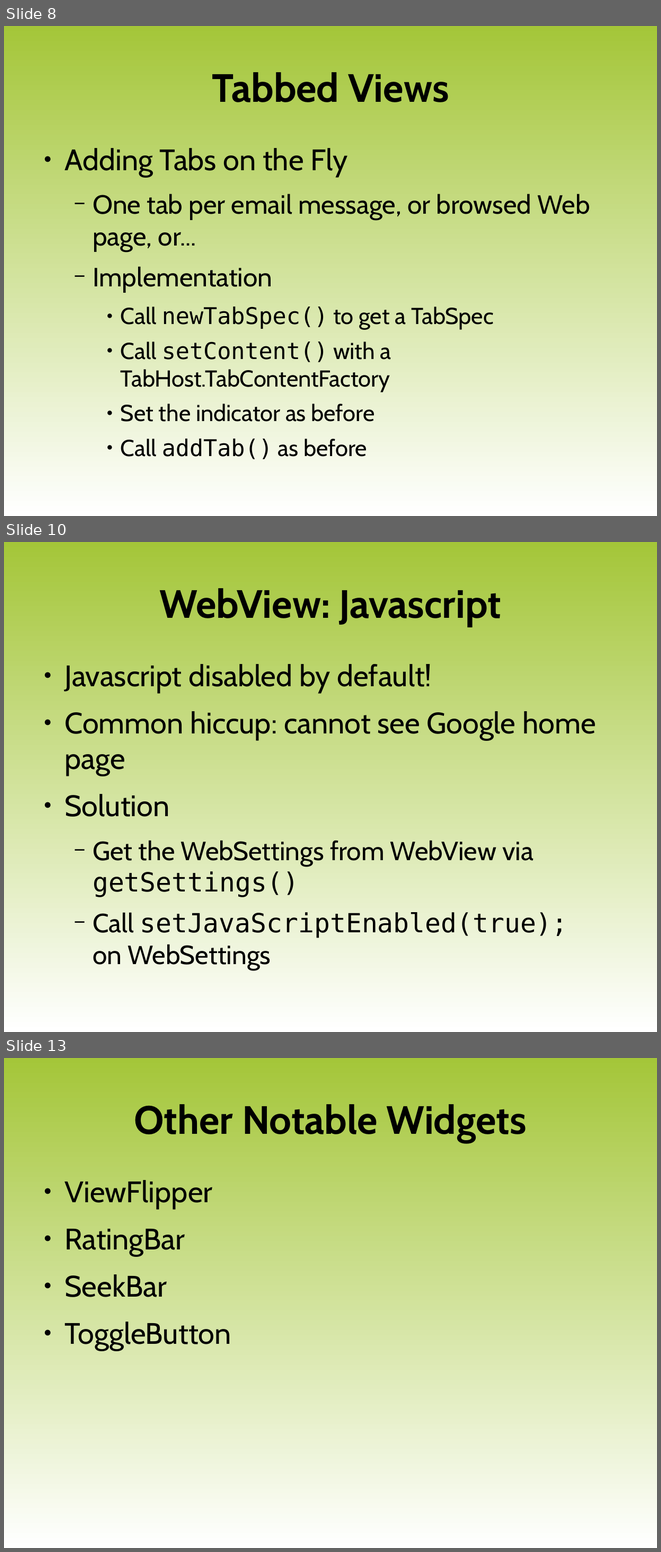
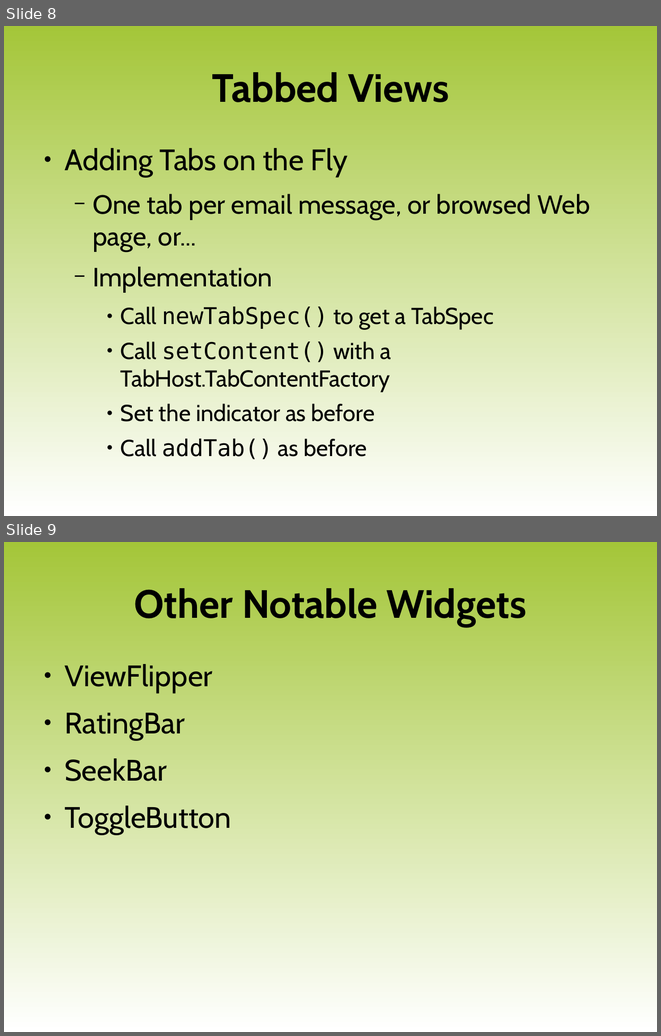
Before and after one commit to luigi-agosti/cw-courseware, a slide deck: 05-MoreWidgets.odp. Shown one above the other, each under a label of ours: slides 8, 10 and 13 before the commit, slides 8 and 9 after it; the slides between them are not shown. The pictures are 661x1552 and 661x1036 pixels, drawn with LibreOffice and Linux fonts; fonts in the diff are those of the drawing; background and template pictures are left out. Boxes give left, top, right and bottom in pixels: in the first picture for what was removed or moved away, otherwise in the second. Text is boxed around its words. In the diff, an @@ line names an element or a change of style, - is before the commit and + after.

Commit message:
removed extraneous WebView slides

```diff
--- a/05-MoreWidgets.odp
+++ b/05-MoreWidgets.odp
@@ slide 10 removed at (x1=4, y1=542, x2=657, y2=1032), background gradient #A4C639 to #FFFFFF @@
@@ title removed at (x1=160, y1=588, x2=501, y2=627) @@
-WebView: Javascript
@@ text removed at (x1=64, y1=664, x2=596, y2=970) @@
-● Javascript disabled by default!
-● Common hiccup: cannot see Google home page
-● Solution
-  − Get the WebSettings from WebView via getSettings()
-  − Call setJavaScriptEnabled(true);
-    on WebSettings
@@ what was slide 13 is now slide 9 @@
```
Also in this commit, not shown: 3 other slides removed.
